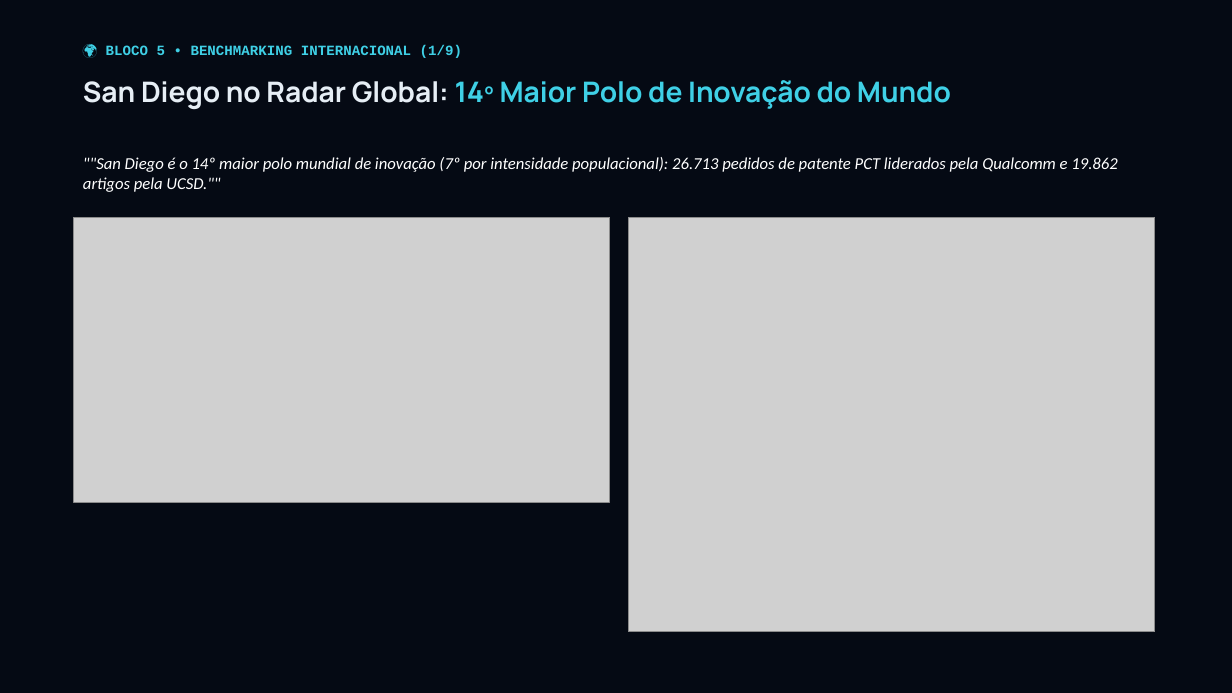
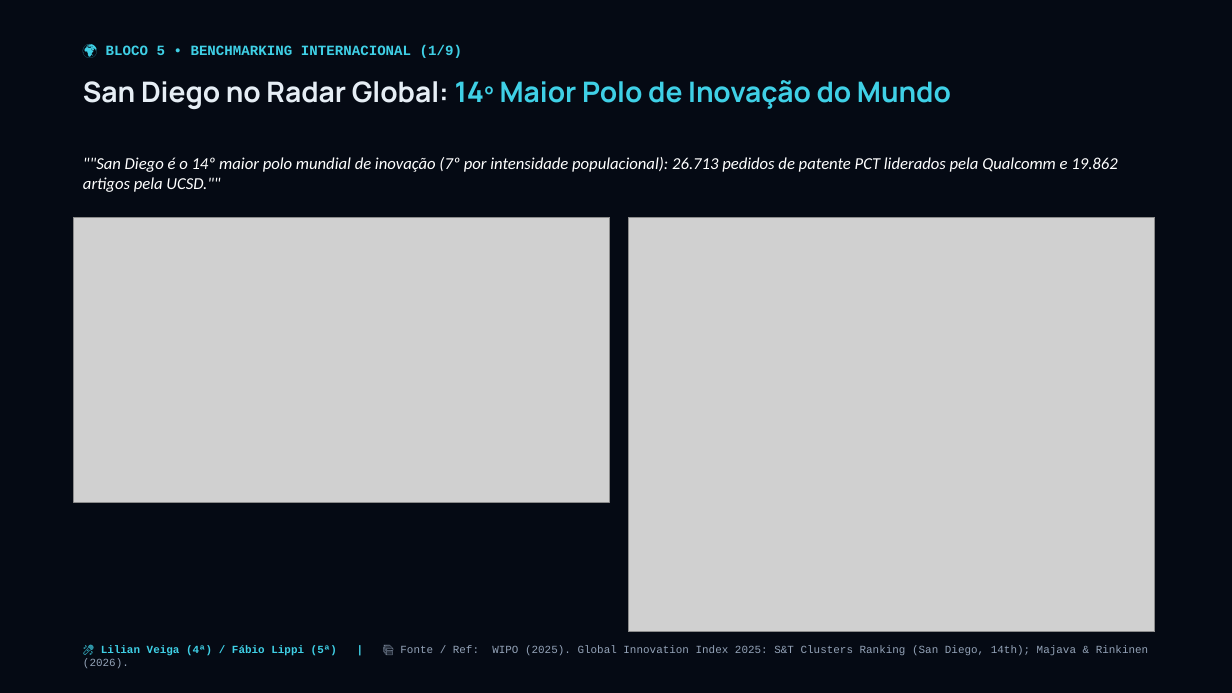
Before and after one commit to josuejofre/seminario-ecossistema-inovacao-pit, a slide deck: slide 24 of Seminario_5_Ecossistemas_Inovacao_Master.pptx. Drawn at 1232x693 pixels with LibreOffice and Linux fonts; fonts in the diff are those of the drawing; grey boxes stand for pictures. Boxes give left, top, right and bottom in pixels: in the first picture for what was removed or moved away, otherwise in the second. Text is boxed around its words. In the diff, an @@ line names an element or a change of style, - is before the commit and + after.

```diff
--- a/Seminario_5_Ecossistemas_Inovacao_Master.pptx
+++ b/Seminario_5_Ecossistemas_Inovacao_Master.pptx
@@ text added at <box>101,645,1148,656</box>, 8.5 pt, text #94A3B8 @@
+🎤 Lilian Veiga (4ª) / Fábio Lippi (5ª) | 📚 Fonte / Ref: WIPO (2025). Global Innovation Index 2025: S&T Clusters Ranking (San Diego, 14th); Majava & Rinkinen (2026).
```
Also in this commit, not shown: 42 other slides changed, 1 slide removed, 4 other files.
